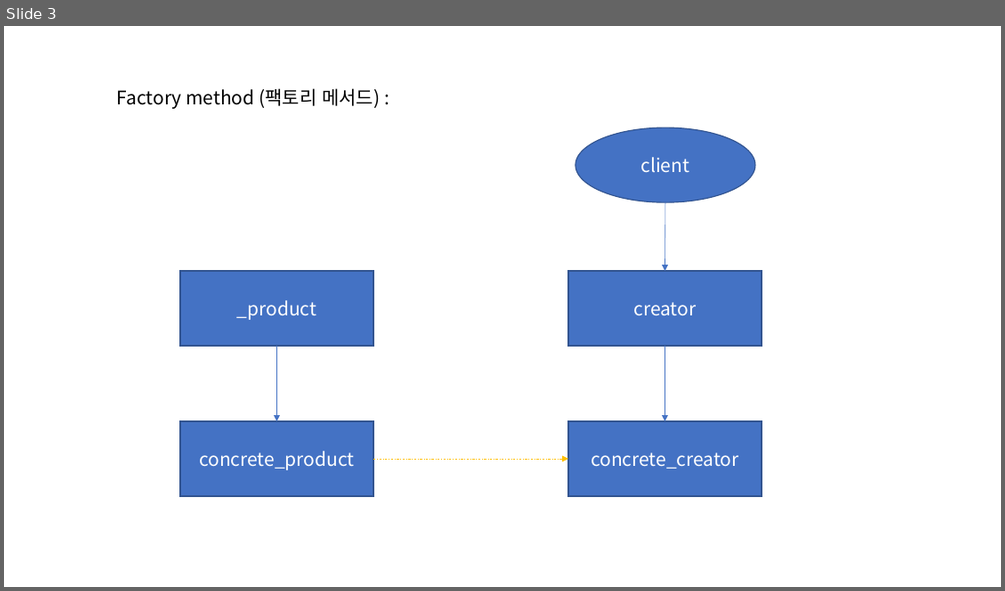
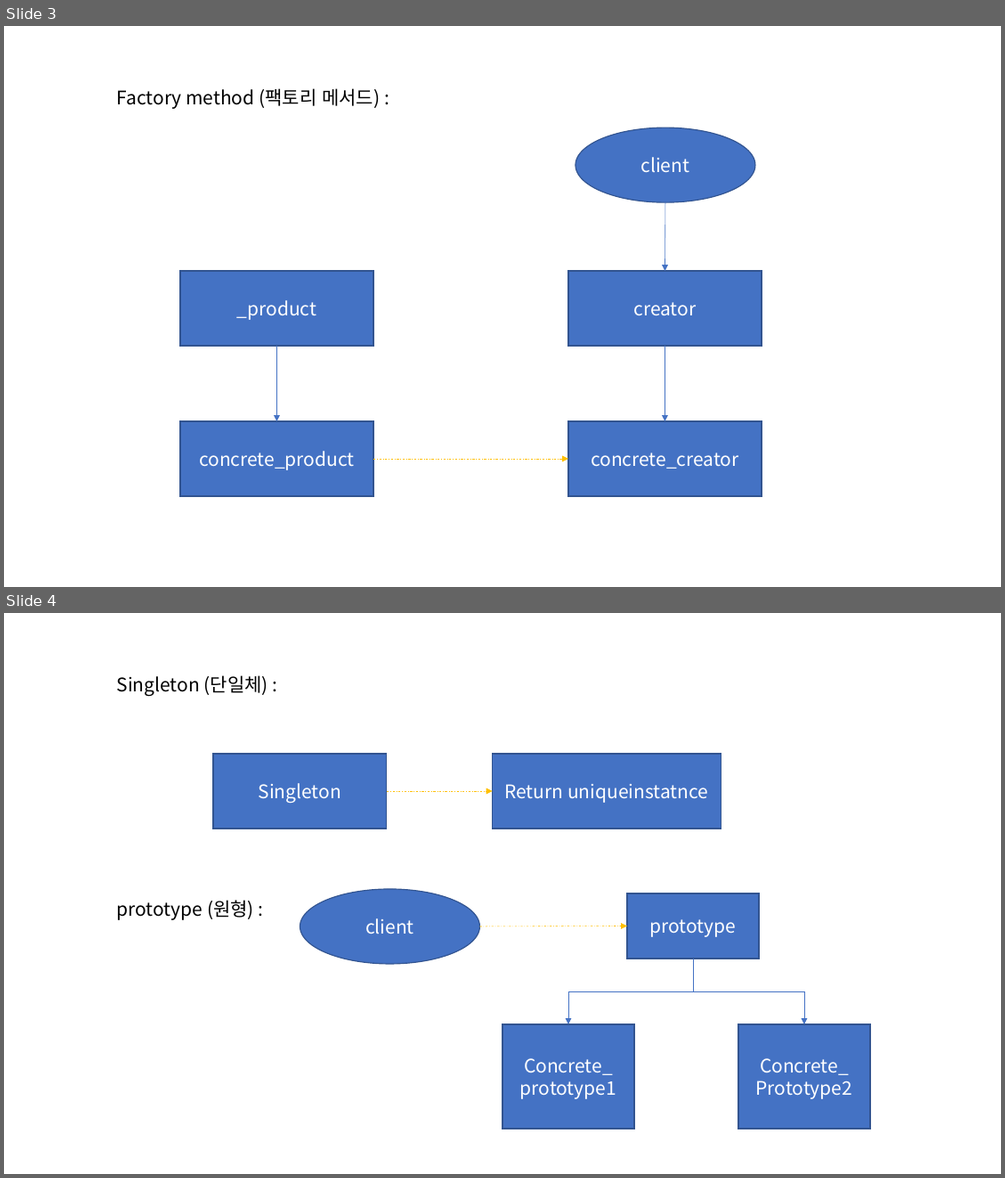
Before and after one commit to ksalung/CreationalPattern, a slide deck: CreationalPattern도표.pptx. Shown one above the other, each under a label of ours: slide 3 before the commit, slides 3 and 4 after it. The pictures are 1005x591 and 1005x1178 pixels, drawn with LibreOffice and Linux fonts; fonts in the diff are those of the drawing. Boxes give left, top, right and bottom in pixels: in the first picture for what was removed or moved away, otherwise in the second. Text is boxed around its words. In the diff, an @@ line names an element or a change of style, - is before the commit and + after.

Commit message:
싱글톤, 프로토타입 그래프 추가

```diff
--- a/CreationalPattern도표.pptx
+++ b/CreationalPattern도표.pptx
@@ slide 4 added at bbox=[4, 613, 1001, 1174], background #FFFFFF @@
@@ text added at bbox=[117, 675, 268, 696], 18 pt, text #000000 @@
+Singleton (단일체) :
@@ rectangle added at bbox=[213, 754, 387, 828], fill #4472C4, outline #325491 1 pt, 18 pt, text #FFFFFF @@
+Singleton
@@ rectangle added at bbox=[493, 754, 720, 828], fill #4472C4, outline #325491 1 pt, 18 pt, text #FFFFFF @@
+Return uniqueinstatnce
@@ arrow added from (387, 791) to (493, 791), #FFC000 0.5 pt dashed @@
@@ text added at bbox=[117, 900, 254, 920], 18 pt, text #000000 @@
+prototype (원형) :
@@ ellipse added at bbox=[300, 889, 479, 964], fill #4472C4, outline #325491 1 pt, 18 pt, text #FFFFFF @@
+client
@@ rectangle added at bbox=[627, 893, 759, 958], fill #4472C4, outline #325491 1 pt, 18 pt, text #FFFFFF @@
+prototype
@@ arrow added from (479, 926) to (627, 925), #FFC000 0.5 pt dashed @@
@@ elbow arrow added from (693, 958) to (568, 1024), #4472C4 0.5 pt @@
@@ elbow arrow added from (693, 958) to (804, 1024), #4472C4 0.5 pt @@
@@ rectangle added at bbox=[502, 1024, 634, 1128], fill #4472C4, outline #325491 1 pt, 18 pt, text #FFFFFF @@
+Concrete_
+prototype1
@@ rectangle added at bbox=[738, 1024, 870, 1128], fill #4472C4, outline #325491 1 pt, 18 pt, text #FFFFFF @@
+Concrete_
+Prototype2
```
